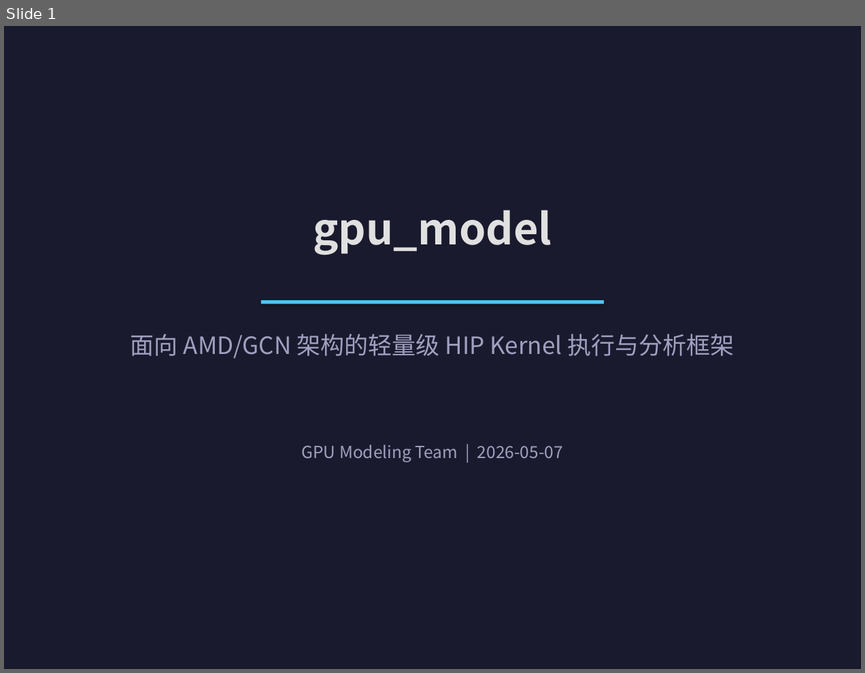
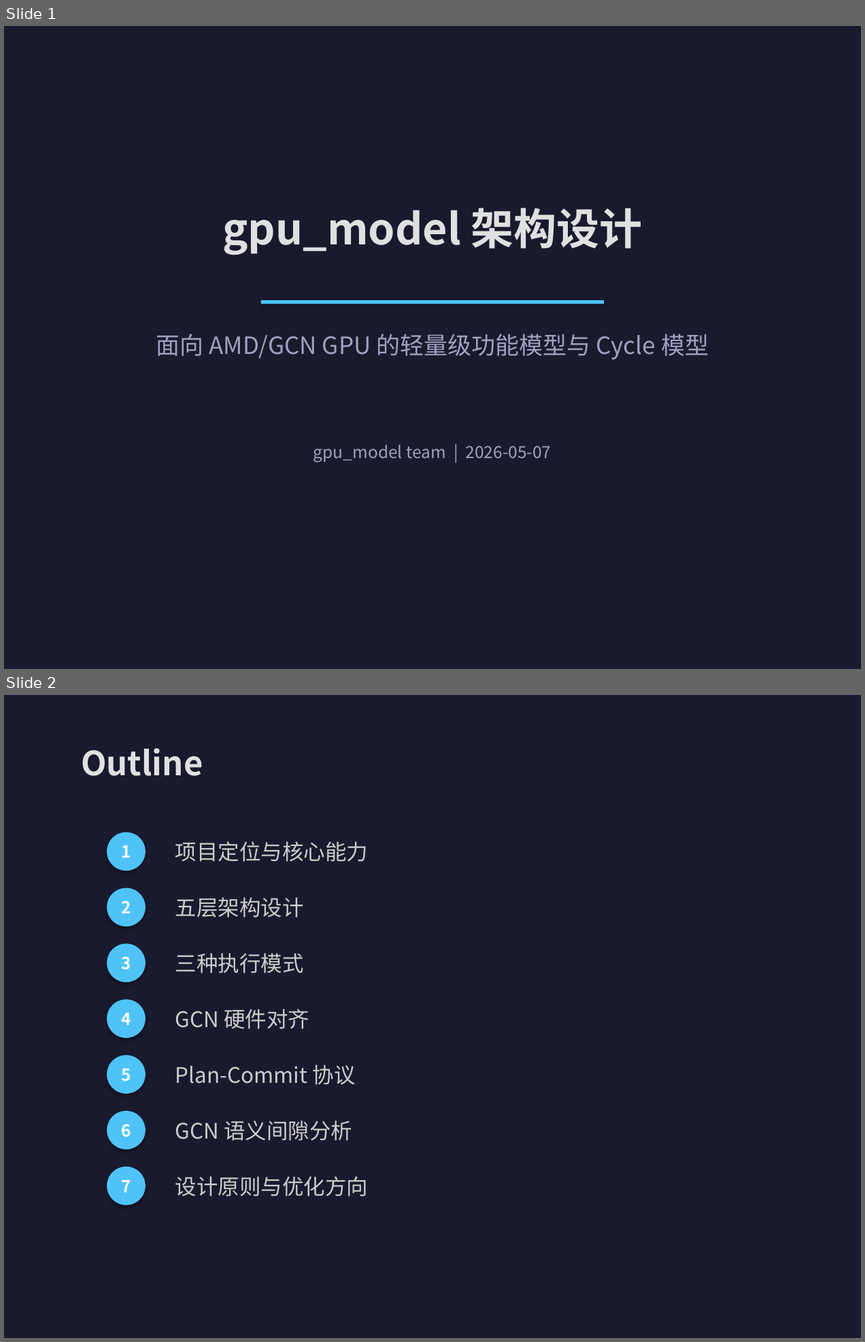
Before and after one commit to fire-emblem/gpu_model, a slide deck: docs/presentations/gpu_model_presentation.pptx. Shown one above the other, each under a label of ours: slide 1 before the commit, slides 1 and 2 after it. The pictures are 865x673 and 865x1342 pixels, drawn with LibreOffice and Linux fonts; fonts in the diff are those of the drawing. Boxes give left, top, right and bottom in pixels: in the first picture for what was removed or moved away, otherwise in the second. Text is boxed around its words. In the diff, an @@ line names an element or a change of style, - is before the commit and + after.

```diff
--- a/docs/presentations/gpu_model_presentation.pptx
+++ b/docs/presentations/gpu_model_presentation.pptx
@@ slide 2 added at <box>4,695,861,1338</box>, background #1A1A2E @@
@@ text added at <box>81,748,203,776</box>, 28 pt, text #E0E0E0, bold @@
+Outline
@@ ellipse added at <box>107,832,145,870</box>, fill #4FC3F7, 14 pt, text #FFFFFF, bold @@
+1
@@ text added at <box>175,841,368,862</box>, 18 pt, text #CCCCCC @@
+项目定位与核心能力
@@ ellipse added at <box>107,888,145,926</box>, fill #4FC3F7, 14 pt, text #FFFFFF, bold @@
+2
@@ text added at <box>175,897,304,917</box>, 18 pt, text #CCCCCC @@
+五层架构设计
@@ ellipse added at <box>107,943,145,982</box>, fill #4FC3F7, 14 pt, text #FFFFFF, bold @@
+3
@@ text added at <box>175,953,304,973</box>, 18 pt, text #CCCCCC @@
+三种执行模式
@@ ellipse added at <box>107,999,145,1038</box>, fill #4FC3F7, 14 pt, text #FFFFFF, bold @@
+4
@@ text added at <box>175,1008,309,1029</box>, 18 pt, text #CCCCCC @@
+GCN 硬件对齐
@@ ellipse added at <box>107,1055,145,1093</box>, fill #4FC3F7, 14 pt, text #FFFFFF, bold @@
+5
@@ text added at <box>175,1064,356,1085</box>, 18 pt, text #CCCCCC @@
+Plan-Commit 协议
@@ ellipse added at <box>107,1110,145,1149</box>, fill #4FC3F7, 14 pt, text #FFFFFF, bold @@
+6
@@ text added at <box>175,1120,352,1140</box>, 18 pt, text #CCCCCC @@
+GCN 语义间隙分析
@@ ellipse added at <box>107,1166,145,1205</box>, fill #4FC3F7, 14 pt, text #FFFFFF, bold @@
+7
@@ text added at <box>175,1176,368,1196</box>, 18 pt, text #CCCCCC @@
+设计原则与优化方向
@@ slide 1 changed as well @@
@@ text at <box>222,208,643,254</box>: text changed @@
-gpu_model
+gpu_model 架构设计
@@ text at <box>156,333,708,359</box>: text changed @@
-面向 AMD/GCN 架构的轻量级 HIP Kernel 执行与分析框架
+面向 AMD/GCN GPU 的轻量级功能模型与 Cycle 模型
@@ text at <box>313,444,551,462</box>: text changed @@
-GPU Modeling Team | 2026-05-07
+gpu_model team | 2026-05-07
```
Also in this commit, not shown: 9 other slides changed, 18 other slides added, 30 slides removed, 25 other files.
